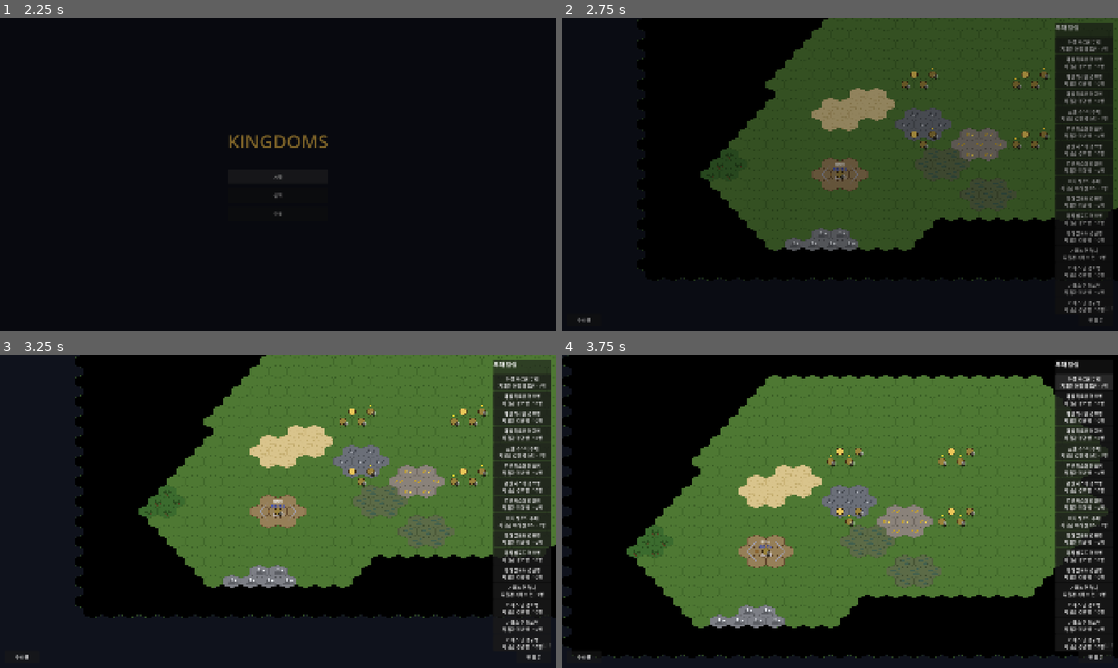
Above: before the commit, frames 1-4 (two rows, left to right).
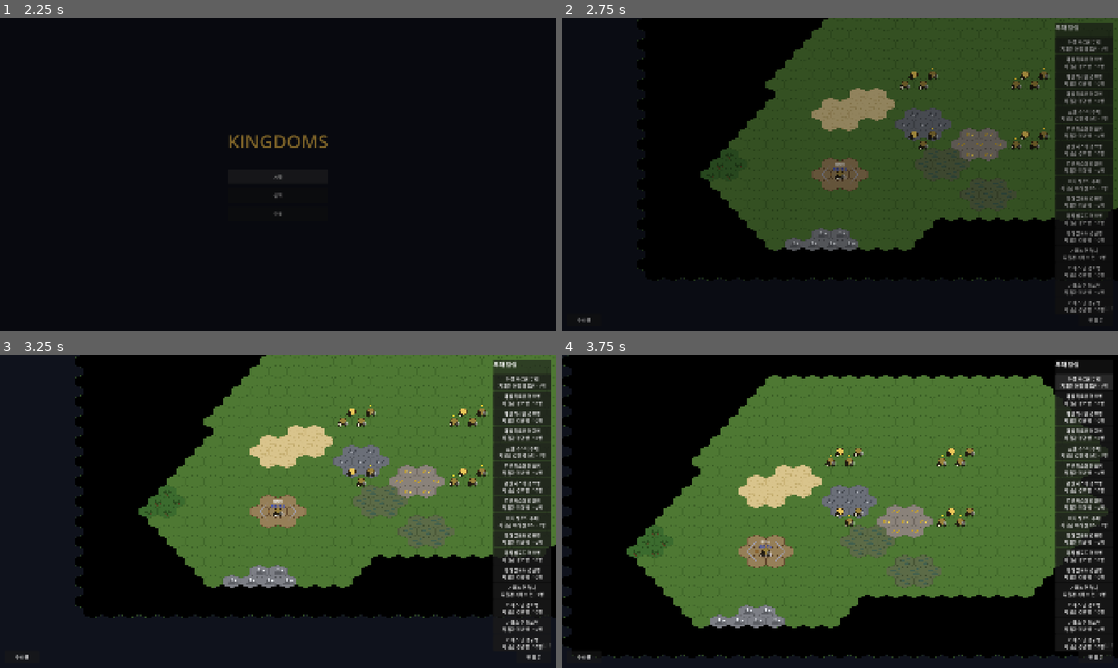
Above: after the commit, the same moments.

Repository: Johnyworld/kingdoms
Game: Godot game, scene res://scenes/splash/splash.tscn
Same seed, same stepped clock (60 frames per second), same inputs: the game is played once before the commit and once after it.
Inputs (mouse positions are in pixels of both pictures, inside the frame that each line leads up to):
- Up to frame 1 (2.25 s): tap Enter at 0.5 s; move the mouse to (400, 158) at 0.52 s; hold D 0.53-1.25 s; hold Shift 0.53-1.25 s; click (400, 158) at 0.67 s; click "시작" at 1.25 s; click "시작" at 2 s
- Up to frame 2 (2.75 s): no input
- Up to frame 3 (3.25 s): drag from (166, 527) to (250, 574) at 2.77 s
- Up to frame 4 (3.75 s): click "아젤 하르윈 부대 지휘관 아젤 하르윈 · 1명" at 3.5 s

Frame 1 is identical in both runs. In frame 2, 0.1% of the frame differs, in the area x 49-87%, y 18-52%; in frame 3, 0.2%; in frame 4, 0.2%, in the area x 35-74%, y 30-65%.

Commit message:
feat(party): 월드맵 토큰 좌하단 병종 아이콘 (근접=검 / 원거리=활)
- Party.is_ranged() — 지휘관(없으면 첫 멤버) 주무기 사거리 ≥ 2로 병종 판별
- _draw_class_icon — 좌하단에 코드 도형 아이콘(검=날+가드 / 활=호+시위+화살), 멤버 있는 모든 부대(영웅 포함)
- 에셋 없이 플레이스홀더

Co-Authored-By: Claude Opus 4.8 (1M context) <noreply@anthropic.com>

Diff:
--- a/scenes/party/party.gd
+++ b/scenes/party/party.gd
@@ -87,6 +87,13 @@
 ## 토큰 우하단에 남은 인원수 배지를 그릴지 — 일반부대이고 멤버가 있을 때만(영웅부대는 항상 1명이라 생략). → Party.md
 func shows_member_count() -> bool:
 	return kind == KIND_TROOP and not members.is_empty()
+
+## 이 부대 병종이 원거리인지 — 지휘관(없으면 첫 멤버) 주무기 사거리 ≥ 2면 true. 월드맵 좌하단 병종 아이콘(활/검) 판별. → Party.md
+func is_ranged() -> bool:
+	var lead = commander if commander != null else (members[0] if not members.is_empty() else null)
+	if lead == null:
+		return false
+	return ItemTypes.weapon_range(ItemTypes.primary_weapon(lead.weapons)) >= 2
 
 ## 소속 영웅부대가 있는지(lord != null).
 func has_lord() -> bool:
@@ -413,3 +420,23 @@
 		var tw: float = font.get_string_size(txt, HORIZONTAL_ALIGNMENT_LEFT, -1, fs).x
 		draw_string(font, bpos + Vector2(-tw * 0.5, fs * 0.36), txt,
 			HORIZONTAL_ALIGNMENT_LEFT, -1, fs, Color(1, 1, 1, a))
+
+	# 토큰 좌하단 병종 아이콘 — 근접=검, 원거리=활(플레이스홀더, 코드 도형). 지휘관 주무기로 판별. → Party.md
+	_draw_class_icon(a)
+
+## 좌하단에 병종 아이콘(어두운 배경 원 + 검/활 도형)을 그린다. 에셋 없이 코드 도형 플레이스홀더. → Party.md
+func _draw_class_icon(a: float) -> void:
+	var ipos := Vector2(-_RADIUS * 0.8, _RADIUS * 0.8)   # 좌하단(인원수 배지 반대편)
+	draw_circle(ipos, 8.0, Color(0.1, 0.08, 0.05, 0.9 * a))
+	var col := Color(0.95, 0.92, 0.8, a)
+	if is_ranged():
+		# 활: 왼쪽으로 휜 호(활대) + 시위(직선) + 화살(오른쪽)
+		draw_arc(ipos + Vector2(1.0, 0), 5.0, PI * 0.5, PI * 1.5, 12, col, 1.4, true)
+		draw_line(ipos + Vector2(1.0, -4.6), ipos + Vector2(1.0, 4.6), col, 1.0)   # 시위
+		draw_line(ipos + Vector2(-3.0, 0), ipos + Vector2(5.0, 0), col, 1.2)       # 화살
+	else:
+		# 검: 위=날, 아래=손잡이(가드+그립+폼멜). 손잡이가 보이도록 아래로 뺀다.
+		draw_line(ipos + Vector2(0, -5.5), ipos + Vector2(0, 1.0), col, 1.8)       # 날(위)
+		draw_line(ipos + Vector2(-3.2, 1.4), ipos + Vector2(3.2, 1.4), col, 1.6)   # 가드(가로)
+		draw_line(ipos + Vector2(0, 1.4), ipos + Vector2(0, 4.6), col, 1.6)        # 손잡이(그립)
+		draw_circle(ipos + Vector2(0, 5.2), 1.2, col)                              # 폼멜
--- a/test/unit/test_party.gd
+++ b/test/unit/test_party.gd
@@ -25,6 +25,30 @@
 	var p := _party()
 	p.party_name = "주인공 부대"
 	assert_eq(p.party_name, "주인공 부대", "이름을 설정할 수 있다")
+
+# --- 병종(월드맵 아이콘 판별) ---
+
+func _armed_human(weapon: String) -> Object:
+	var h := _human()
+	h.weapons = [weapon]
+	return h
+
+func test_is_ranged_true_for_bow_commander() -> void:
+	var p := _party()
+	var archer := _armed_human("bow")
+	p.add_member(archer)
+	p.commander = archer
+	assert_true(p.is_ranged(), "지휘관 활(사거리 3) → 원거리 병종")
+
+func test_is_ranged_false_for_melee_commander() -> void:
+	var p := _party()
+	var foot := _armed_human("spear")
+	p.add_member(foot)
+	p.commander = foot
+	assert_false(p.is_ranged(), "지휘관 창(근접) → 근접 병종")
+
+func test_is_ranged_empty_party_defaults_false() -> void:
+	assert_false(_party().is_ranged(), "빈 부대는 근접(기본)")
 
 # --- 소속 세력 ---
 
Not shown, changed: docs/spec/entities/Party.md
